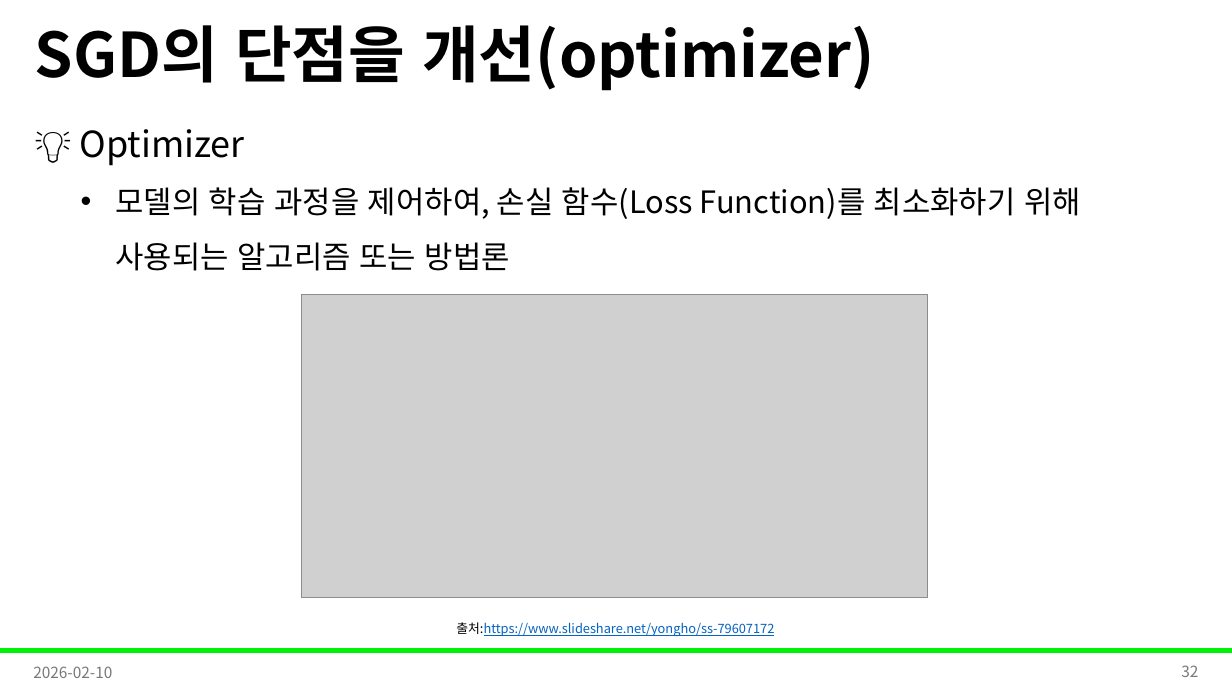
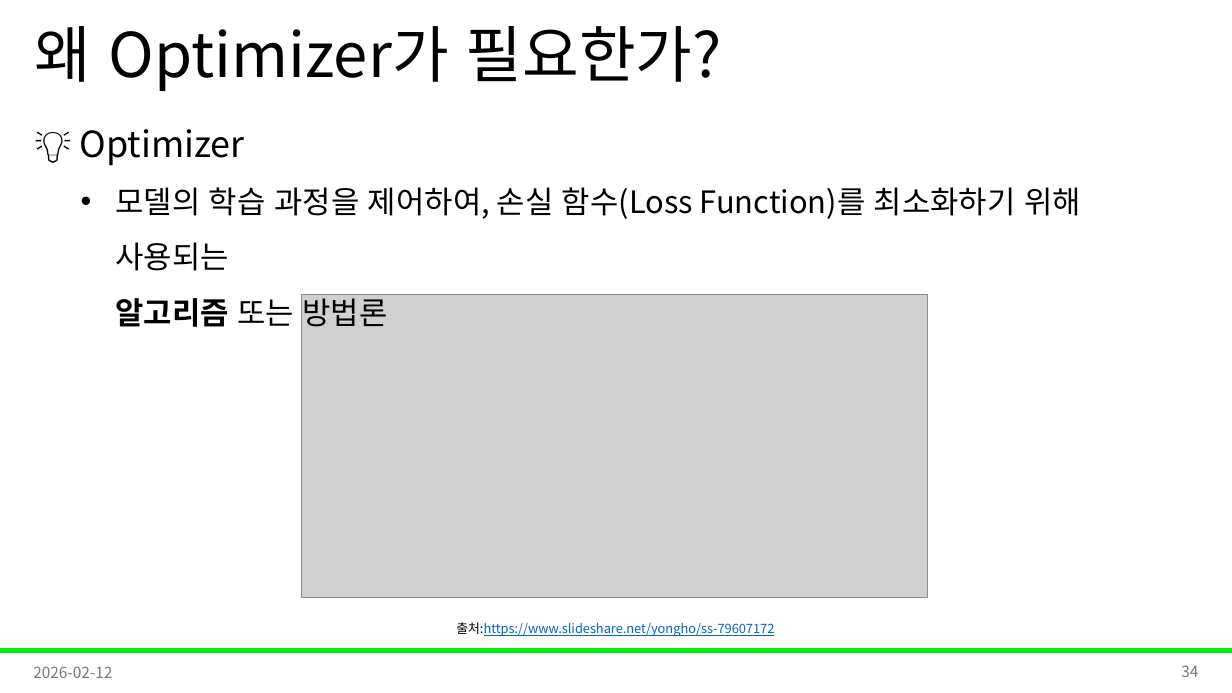
Before and after one commit to Leader-Lesson/KDT_RE_5th, a slide deck: slide 34 of material/5_AI/09_회귀와경사하강법.pptx (slide 32 before the commit). Drawn at 1232x693 pixels with LibreOffice and Linux fonts; fonts in the diff are those of the drawing; grey boxes stand for pictures; background and template pictures are left out. Boxes give left, top, right and bottom in pixels: in the first picture for what was removed or moved away, otherwise in the second. Text is boxed around its words. In the diff, an @@ line names an element or a change of style, - is before the commit and + after.

```diff
--- a/material/5_AI/09_회귀와경사하강법.pptx
+++ b/material/5_AI/09_회귀와경사하강법.pptx
@@ title at (35,26,722,91): text changed; bold off @@
-SGD의 단점을 개선(optimizer)
+왜 Optimizer가 필요한가?
@@ text at (115,187,1081,327): bold on in "알고리즘" @@
@@ text at (33,666,112,678): text changed @@
-2026-02-10
+2026-02-12
@@ page number at (1181,665,1198,677): text changed @@
-32
+34
```
Also in this commit, not shown: 34 other slides changed, 3 slides added, 2 other files.
